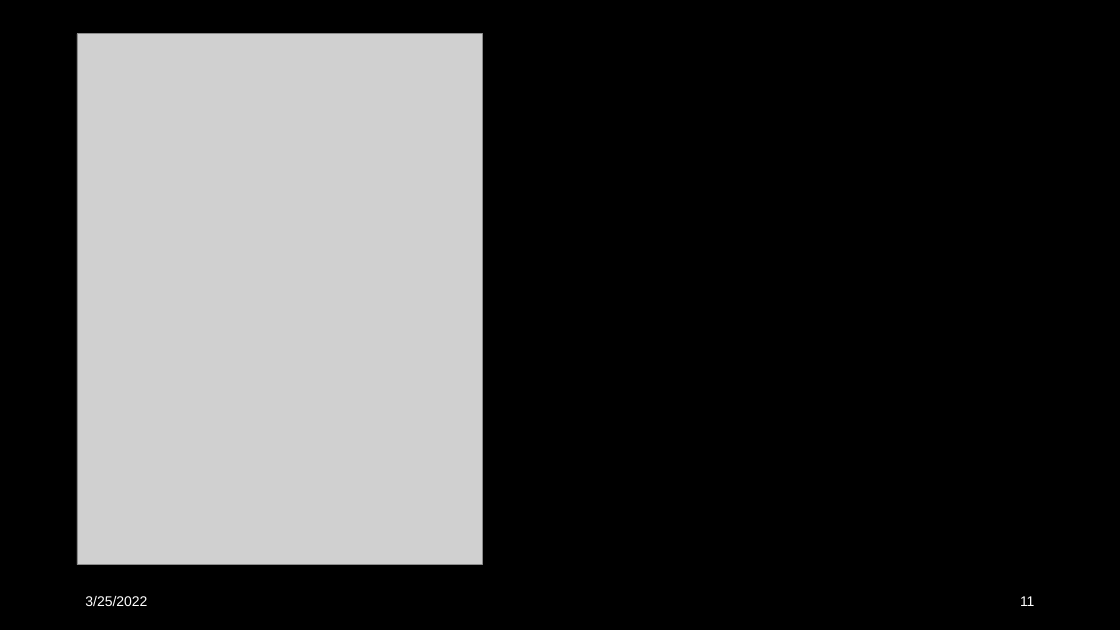
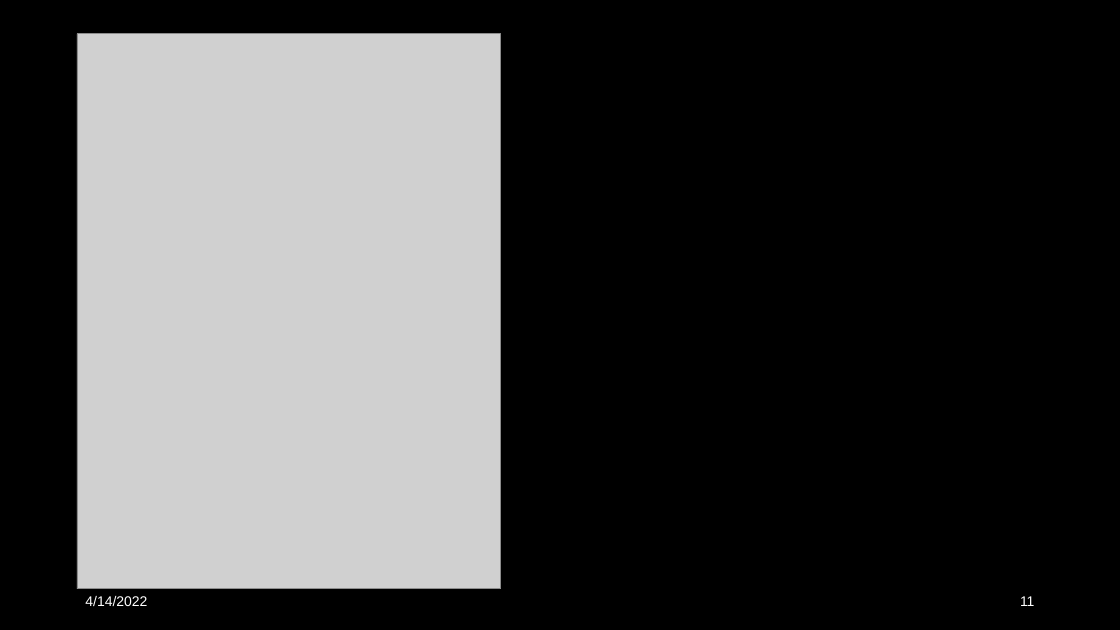
Before and after one commit to XueWenSYan/Intro_to_sociology, a slide deck: slide 11 of Meeting 4.1.pptx. Drawn at 1120x630 pixels with LibreOffice and Linux fonts; fonts in the diff are those of the drawing; grey boxes stand for pictures. Boxes give left, top, right and bottom in pixels: in the first picture for what was removed or moved away, otherwise in the second. Text is boxed around its words. In the diff, an @@ line names an element or a change of style, - is before the commit and + after.

```diff
--- a/Meeting 4.1.pptx
+++ b/Meeting 4.1.pptx
@@ picture: place and size @@
-picture at <box>77,34,483,565</box>
+picture at <box>77,34,502,589</box>
@@ text at <box>85,596,147,606</box>: text changed @@
-3/25/2022
+4/14/2022
```
Also in this commit, not shown: 9 other slides changed, 4 other files.
